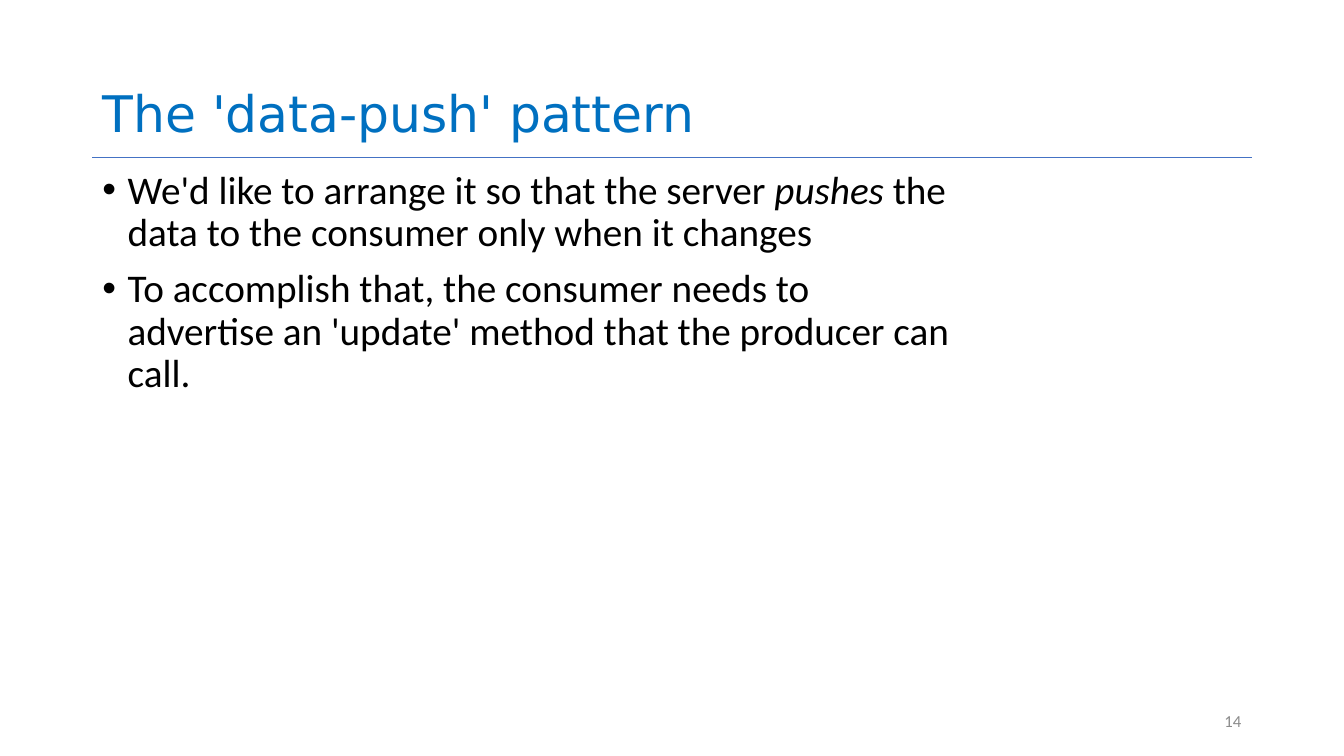
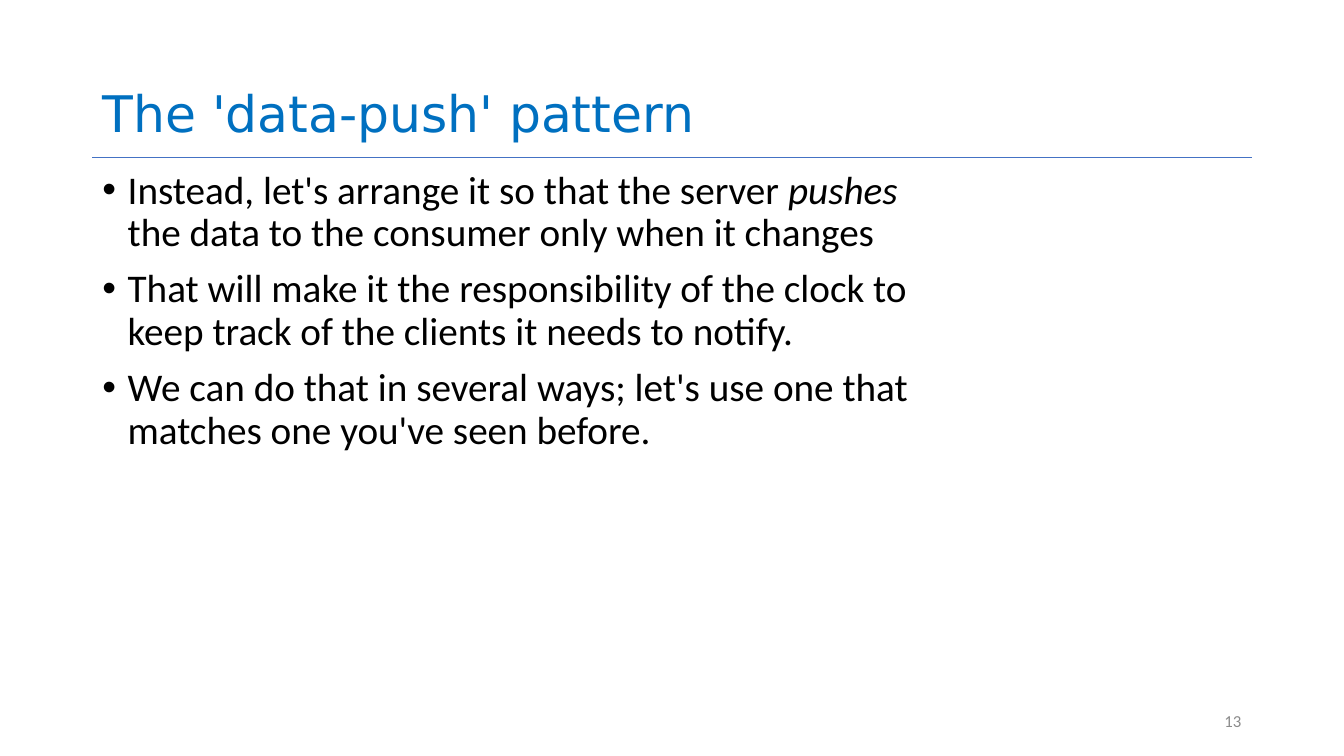
Before and after one commit to neu-se/CS4530-Spring-2026, a slide deck: slide 13 of Slides/Module 11.1 Interaction-Level Design.pptx (slide 14 before the commit). Drawn at 1344x756 pixels with LibreOffice and Linux fonts; fonts in the diff are those of the drawing. Boxes give left, top, right and bottom in pixels: in the first picture for what was removed or moved away, otherwise in the second. Text is boxed around its words. In the diff, an @@ line names an element or a change of style, - is before the commit and + after.

```diff
--- a/Slides/Module 11.1 Interaction-Level Design.pptx
+++ b/Slides/Module 11.1 Interaction-Level Design.pptx
@@ text at (128,176,908,451): text changed @@
-• We'd like to arrange it so that the server pushes the data to the consumer only when it changes
-• To accomplish that, the consumer needs to advertise an 'update' method that the producer can call.
+• Instead, let's arrange it so that the server pushes the data to the consumer only when it changes
+• That will make it the responsibility of the clock to keep track of the clients it needs to notify.
+• We can do that in several ways; let's use one that matches one you've seen before.
@@ page number at (1224,716,1241,727): text changed @@
-14
+13
```
Also in this commit, not shown: 9 other slides changed, 6 slides added, 4 slides removed.
